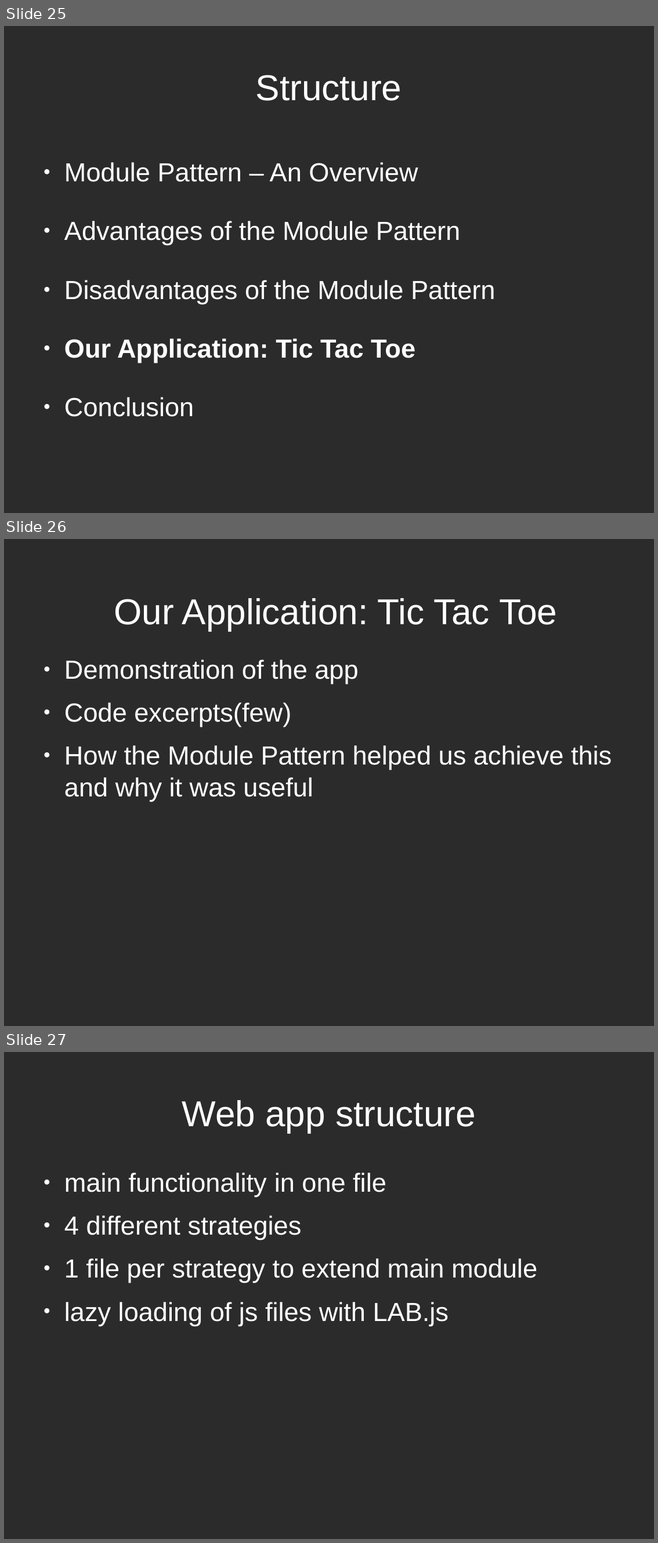
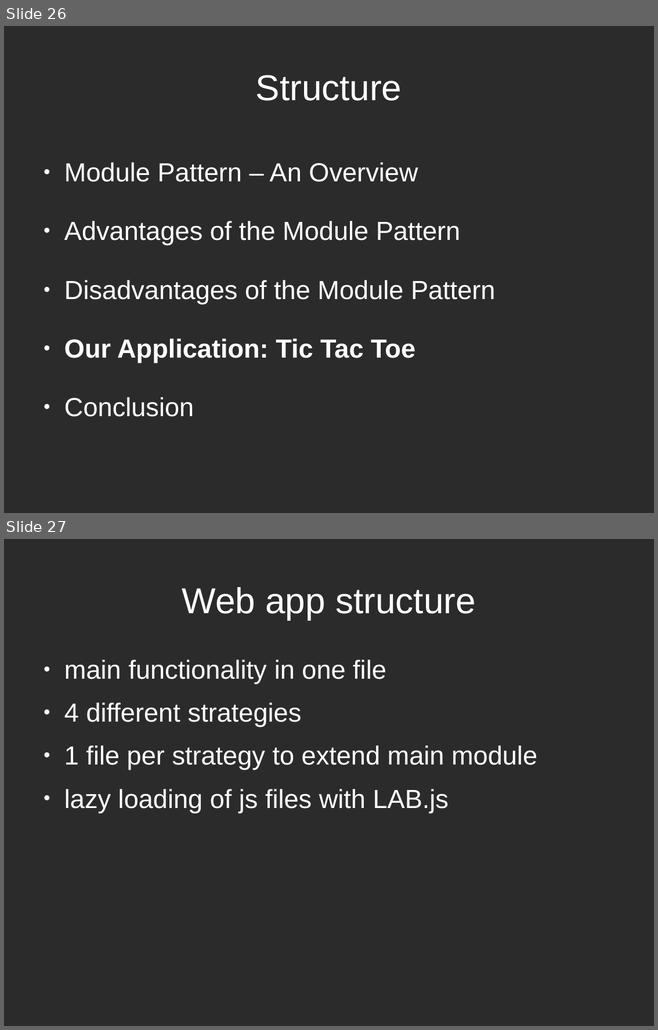
Before and after one commit to sattler/javascript-seminar-2015, a slide deck: presentation/Presentation.odp. Shown one above the other, each under a label of ours: slides 25, 26 and 27 before the commit, slides 26 and 27 after it. The pictures are 658x1543 and 658x1030 pixels, drawn with LibreOffice and Linux fonts; fonts in the diff are those of the drawing; background and template pictures are left out; a plain dark background stands for a picture behind light text. Boxes give left, top, right and bottom in pixels: in the first picture for what was removed or moved away, otherwise in the second. Text is boxed around its words. In the diff, an @@ line names an element or a change of style, - is before the commit and + after.

```diff
--- a/presentation/Presentation.odp
+++ b/presentation/Presentation.odp
@@ slide 26 removed at (x1=4, y1=539, x2=654, y2=1026), background picture (left out) @@
@@ title removed at (x1=114, y1=598, x2=557, y2=631) @@
-Our Application: Tic Tac Toe
@@ text removed at (x1=64, y1=660, x2=611, y2=801) @@
-● Demonstration of the app
-● Code excerpts(few)
-● How the Module Pattern helped us achieve this and why it was useful
@@ what was slide 25 is now slide 26 @@
```
Also in this commit, not shown: 1 slide changed, 1 slide added, 1 other slide removed, 9 other files.
